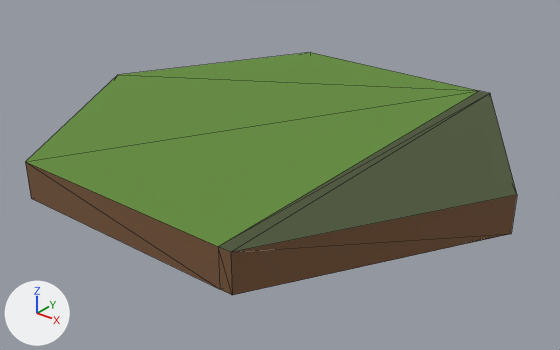
Renders of the glTF model assets/models/tile_swamp_edge.glb from each side of a commit.
Both versions are drawn from a 50 mm lens placed at (1.821, -2.288, 1.186), pointed at (0.026, -0.044, -0.205). Arrows for +X, +Y and +Z are at lower left; the lights stay in place. The first picture is the older version. Mesh edges are drawn as thin lines. Vertices at exactly the same position are counted once.

Names of what the first picture shows: 'tile_swamp_edge'.
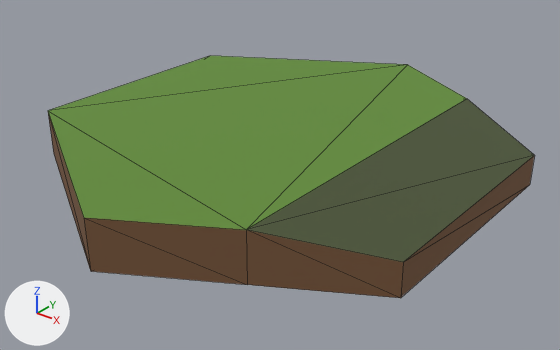
Patch to the scene script:
```diff
--- a/assets/models/tile_swamp_edge.glb.py
+++ b/assets/models/tile_swamp_edge.glb.py
@@ me_tile_swamp_edge_009 @@
 # used by ob_tile_swamp_edge; location = (0.0, 0.0, 0.0)
-me_tile_swamp_edge_009.from_pydata(...)  # 16 vertices, 28 faces; spans x -1.0..1.0, y -0.87..0.87, z -0.15..0.0
+me_tile_swamp_edge_009.from_pydata(...)  # 16 vertices, 28 faces; spans x -0.87..0.87, y -1.0..1.0, z -0.2..0.0
+# me_tile_swamp_edge_009 part 1: the whole mesh is rebuilt
 me_tile_swamp_edge_009.materials.append(mat_palette)
```

Changed parts and their boxes [x1, y1, x2, y2] in the pictures (560 x 350 px):
'tile_swamp_edge', reshaped: before [25, 52, 517, 295]; after [48, 56, 534, 298]
